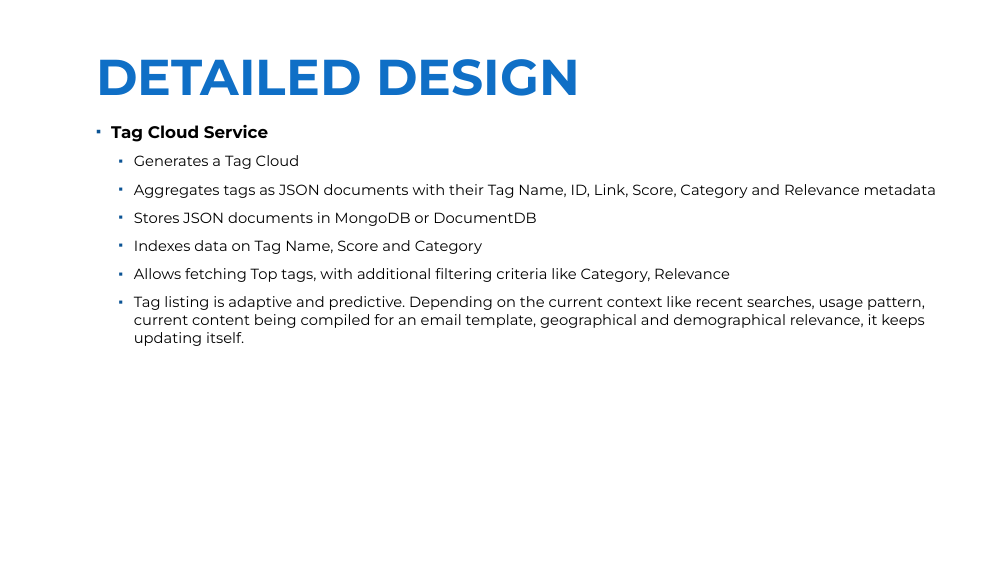
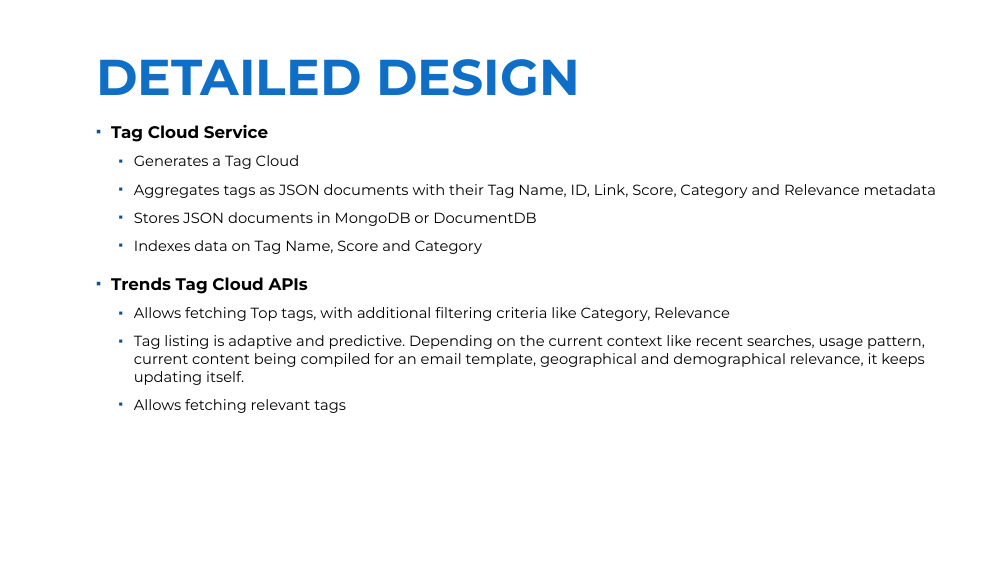
Before and after one commit to Braj-120/test-prep, a slide deck: slide 30 of Braj_Kishor_Intro_Achievements.pptx. Drawn at 1008x567 pixels with LibreOffice and Linux fonts; fonts in the diff are those of the drawing; background and template pictures are left out. Boxes give left, top, right and bottom in pixels: in the first picture for what was removed or moved away, otherwise in the second. Text is boxed around its words. In the diff, an @@ line names an element or a change of style, - is before the commit and + after.

```diff
--- a/Braj_Kishor_Intro_Achievements.pptx
+++ b/Braj_Kishor_Intro_Achievements.pptx
@@ text at (111, 277, 308, 294): paragraph added @@
+▪ Trends Tag Cloud APIs
@@ text at (134, 399, 346, 413): paragraph added @@
+  ▪ Allows fetching relevant tags
```
Also in this commit, not shown: 24 other slides changed.
